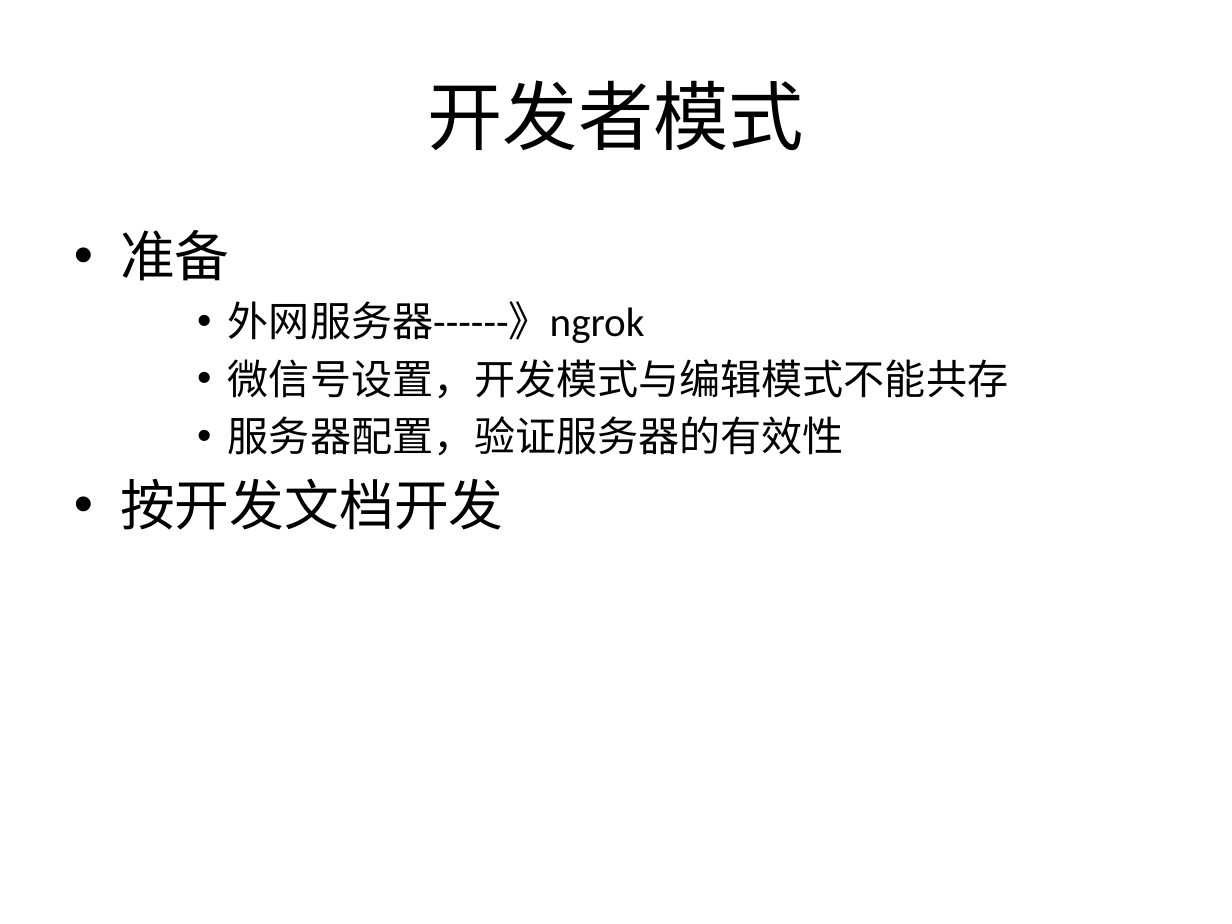
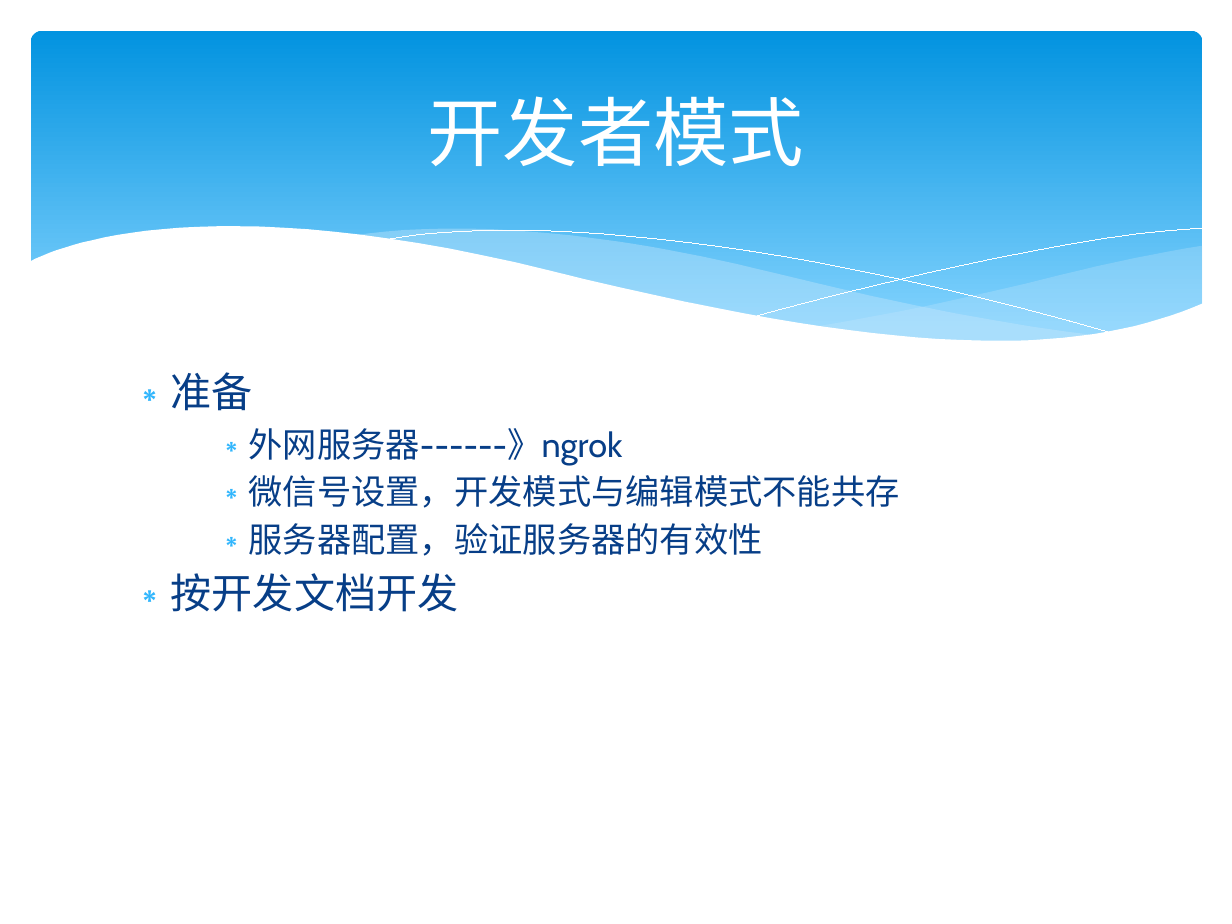
Before and after one commit to Chaos777/WeixinT, a slide deck: slide 6 of weixin.pptx. Drawn at 1232x924 pixels with LibreOffice and Linux fonts; fonts in the diff are those of the drawing. Boxes give left, top, right and bottom in pixels: in the first picture for what was removed or moved away, otherwise in the second. Text is boxed around its words. In the diff, an @@ line names an element or a change of style, - is before the commit and + after.

```diff
--- a/weixin.pptx
+++ b/weixin.pptx
@@ rounded rectangle added at [31, 31, 1202, 363], fill gradient #0293E0 to #83D3FE @@
@@ title "开发者模式": place and size @@
-title "开发者模式" at [428, 80, 804, 150]
+title "开发者模式" at [428, 96, 804, 166]
@@ title "开发者模式" at [428, 96, 804, 166]: font Calibri to Cabin, text colour #000000 to #FFFFFF @@
@@ group added at [28, 227, 1204, 405]: 5 freeform shapes @@
@@ text "准备": place and size @@
-text "准备" at [120, 230, 1008, 530]
+text "准备" at [171, 372, 900, 612]
@@ text "准备" at [171, 372, 900, 612]: size 32 to 24 pt in "准备", "按开发文档开发"; font Calibri to Cabin, text colour #000000 to #073E87; size 24 to 20 pt in "外网服务器------》ngrok", "微信号设置，开发模式与编辑模式不能共存", "服务器配置，验证服务器的有效性"; bullet • to ∗; less space between paragraphs @@
```
Also in this commit, not shown: 7 other slides changed, 1 slide added.
